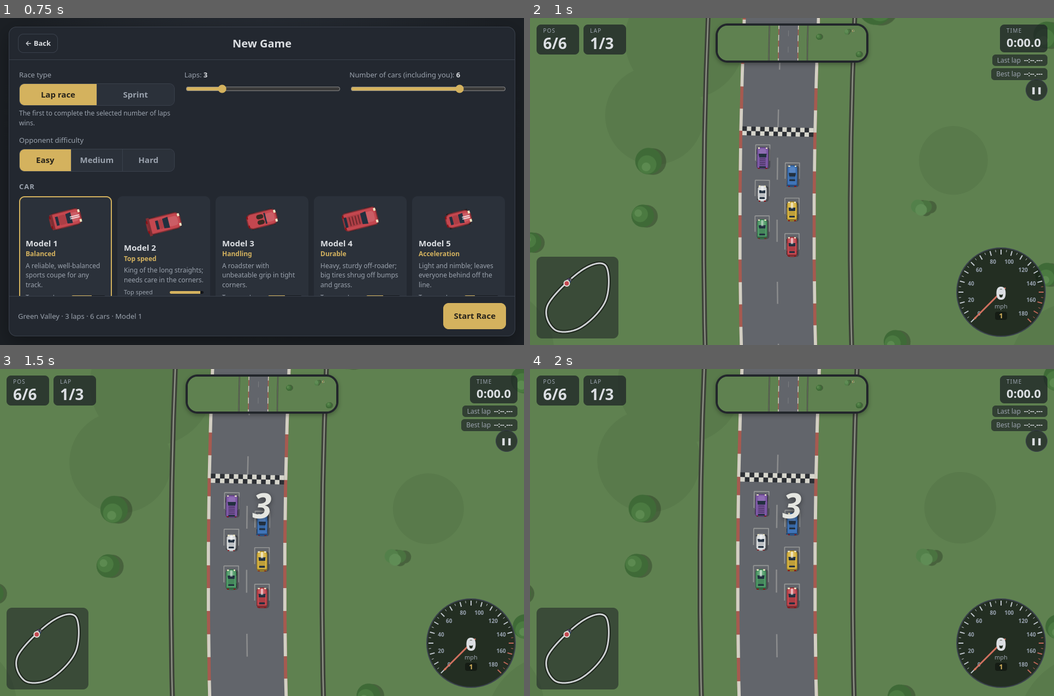
Above: before the commit, frames 1-4 (two rows, left to right).
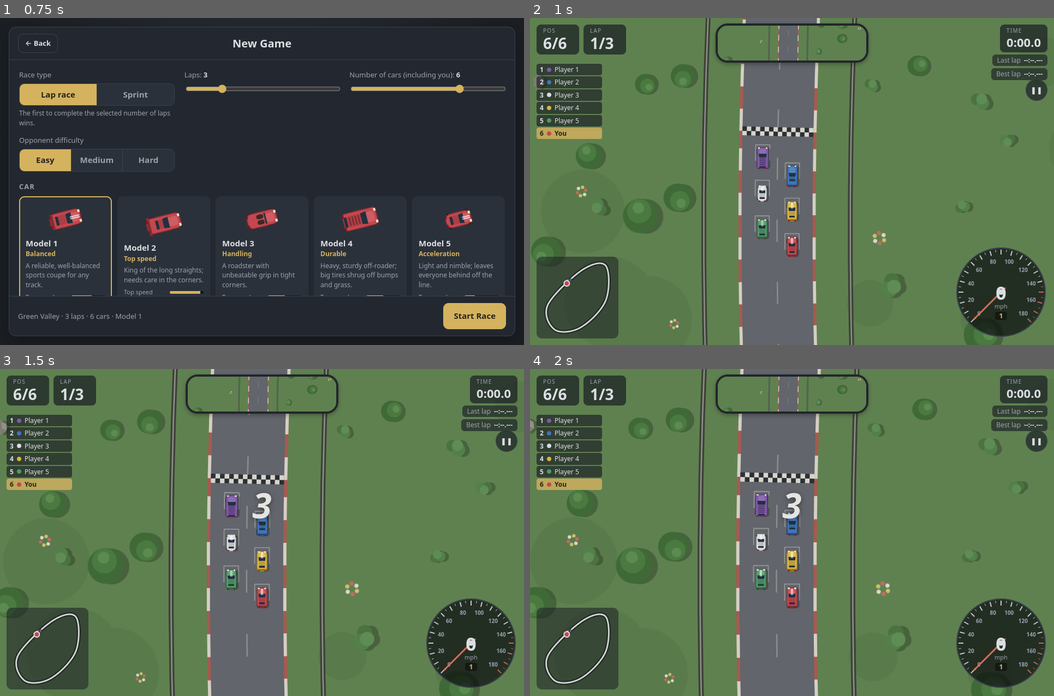
Above: after the commit, the same moments.

Repository: ercanersoy/Web-Car-Racing-Game
Game: browser game, page index.html
The game is run twice, just before and just after one commit, with the same random seed, the same clock (stepped at 60 frames per second) and the same inputs.
Inputs:
- Up to frame 1 (0.75 s): click "New Game" at 0.27 s; click "Easy" at 0.52 s
- Up to frame 2 (1 s): click "Start Race" at 0.77 s
- Up to frame 3 (1.5 s): hold Right from 1.03 s (still down); tap Space at 1.1 s
- Up to frame 4 (2 s): release Right at 1.53 s; hold Down 1.58-1.85 s; tap Space at 1.6 s; hold Left from 1.9 s (still down)

Frame 1 is identical in both runs. In frame 2, 5.1% of the frame differs, in the area x 0-100%, y 0-100%; in frame 3, 5.1%; in frame 4, 5.1%.

Commit message:
Fix overlapping/randomly rotated buildings and other bugs
Scenery:
- Buildings are aligned with the nearest road instead of a random angle
- No scenery object overlaps another (footprint-based placement)
- Object edges no longer extend over the barriers
- Street lamps are placed along the roadside

Bug fixes:
- Countdown fired GO (message + beep) twice
- Turkish finish message showed a double dot ('2.. SIRADA')
- Finish position message could use the previous step's ranking
- Clicking buttons in the pause menu resumed audio (engine hum and
  music played while paused)
- Esc did nothing while a slider, checkbox or text box had focus
- Live standings were empty during the countdown
- Map thumbnail generation could stall the menu (now time-budgeted)

Co-Authored-By: Claude Opus 5.5 <noreply@anthropic.com>
Claude-Session: https://claude.ai/code/session_01LntBCU6v9uQssuNLiEVJ5K

Diff:
--- a/js/audio.js
+++ b/js/audio.js
@@ -5,9 +5,10 @@
   let ac = null, master, musicBus, sfxBus, noiseBuf;
   let engine = null, skid = null;
   let lastHit = 0;
+  let held = false;   // oyun duraklatıldı: ses bilerek askıya alındı
 
   function ensure() {
-    if (ac) { if (ac.state === 'suspended') ac.resume(); return ac; }
+    if (ac) { if (ac.state === 'suspended' && !held) ac.resume(); return ac; }
     const AC = window.AudioContext || window.webkitAudioContext;
     if (!AC) return null;
     ac = new AC();
@@ -31,8 +32,8 @@
     sfxBus.gain.value = Settings.get('sfx') ? Settings.get('sfxVolume') : 0;
   }
 
-  function suspend() { if (ac && ac.state === 'running') ac.suspend(); }
-  function resume() { if (ac && ac.state === 'suspended') ac.resume(); }
+  function suspend() { held = true; if (ac && ac.state === 'running') ac.suspend(); }
+  function resume() { held = false; if (ac && ac.state === 'suspended') ac.resume(); }
 
   const midi = m => 440 * Math.pow(2, (m - 69) / 12);
 
--- a/js/i18n.js
+++ b/js/i18n.js
@@ -123,7 +123,7 @@
     'hud.finalLap': 'SON TUR!',
     'hud.lapN': 'TUR {n}',
     'hud.bestLapTag': ' · EN İYİ TUR',
-    'hud.finishedPos': '{p}. SIRADA BİTİRDİN!',
+    'hud.finishedPos': '{p} SIRADA BİTİRDİN!',   // {p} zaten "2." biçiminde gelir
     'hud.finish': 'BİTİŞ!',
     'hud.camRotate': 'Kamera: dönen', 'hud.camFixed': 'Kamera: sabit',
     'hud.musicOn': 'Müzik açık', 'hud.musicOff': 'Müzik kapalı',
--- a/js/input.js
+++ b/js/input.js
@@ -12,7 +12,13 @@
 
   function init() {
     window.addEventListener('keydown', e => {
-      if (e.target && (e.target.tagName === 'INPUT' || e.target.tagName === 'SELECT')) return;
+      // Metin kutusu ya da açılır liste odaktayken yazılan tuşlar oyuna gitmez; Esc yine de geri döner
+      const tg = e.target, tag = tg && tg.tagName;
+      const typing = (tag === 'INPUT' && tg.type === 'text') || tag === 'SELECT' || tag === 'TEXTAREA';
+      if (typing) {
+        if (e.code === 'Escape' && !e.repeat && handlers.pause) { tg.blur(); handlers.pause('Escape'); }
+        return;
+      }
       keys[e.code] = true;
       if (GAME_KEYS.includes(e.code) && handlers.active && handlers.active()) e.preventDefault();
       if (e.repeat) return;
--- a/js/main.js
+++ b/js/main.js
@@ -113,7 +113,8 @@
         else if (car.lapsDone < race.laps) Hud.message(T('hud.lapN', { n: car.lapsDone + 1 }) + (isBest ? T('hud.bestLapTag') : ''), 1.4, true);
       },
       onPlayerFinish: car => {
-        Hud.message(race.cars.length > 1 ? T('hud.finishedPos', { p: I18N.ordinal(car.rank) }) : T('hud.finish'), 3.5, true);
+        const pos = race.finishOrder.indexOf(car) + 1;   // aynı adımda geçilen araçlar da doğru sayılır
+        Hud.message(race.cars.length > 1 ? T('hud.finishedPos', { p: I18N.ordinal(pos) }) : T('hud.finish'), 3.5, true);
         Sound.beep(660, 0.15, 'square', 0.2);
         setTimeout(() => Sound.beep(990, 0.4, 'square', 0.2), 160);
       },
--- a/js/race.js
+++ b/js/race.js
@@ -92,6 +92,7 @@
       this.cars.push(car);
     }
     this.player = this.cars[this.cars.length - 1];
+    this.rank();   // canlı sıralama geri sayım sırasında da görünsün
   }
 
   /* --- yapay zekâ için viraj güvenli hız tablosu --- */
@@ -125,7 +126,8 @@
     if (this.state === 'countdown') {
       this.countdown -= dt;
       const c = Math.ceil(this.countdown);
-      if (c !== this.lastCount && c <= 3) {
+      // yalnızca 3-2-1; "BAŞLA" aşağıda bir kez bildirilir
+      if (c >= 1 && c !== this.lastCount && c <= 3) {
         this.lastCount = c;
         if (this.hooks.onCountdown) this.hooks.onCountdown(c);
       }
--- a/js/tracks.js
+++ b/js/tracks.js
@@ -337,19 +337,27 @@
     return out;
   }
 
-  function nearestDist(t, x, y, grid) {
-    let best = Infinity;
+  /* En yakın pist noktası: { d: uzaklık, j: indeks } */
+  function nearestPoint(t, x, y, grid) {
+    let best = Infinity, bj = -1;
     const cx = Math.floor(x / 200), cy = Math.floor(y / 200);
     for (let ox = -3; ox <= 3; ox++) for (let oy = -3; oy <= 3; oy++) {
       const list = grid.get((cx + ox) + ',' + (cy + oy));
       if (!list) continue;
       for (const j of list) {
         const d = Math.hypot(t.xs[j] - x, t.ys[j] - y);
-        if (d < best) best = d;
-      }
-    }
-    return best;
-  }
+        if (d < best) { best = d; bj = j; }
+      }
+    }
+    return { d: best, j: bj };
+  }
+
+  /* Nesnelerin yukarıdan kapladığı alanın yarıçapı (sprite biriminde; dünyada × ölçek).
+     Bina kare olduğundan köşegenin yarısı alınır. */
+  const FOOTPRINT = {
+    tree: 30, tree_or: 30, tree_red: 28, tree_dark: 26, bush: 22, drybush: 16, flower: 13,
+    rock: 21, snowrock: 21, cactus: 19, pine: 30, snowman: 16, hay: 18, building: 51, lamp: 6
+  };
 
   function makeScenery(t) {
     const grid = new Map();
@@ -362,16 +370,55 @@
     const list = t.theme.scenery;
     const total = list.reduce((s, e) => s + e[1], 0);
     const items = [];
+    // yerleştirilen nesneler için ızgara: çakışma denetimi hızlı olsun
+    const CELL = 140, placed = new Map();
+    const cellKey = (cx, cy) => cx + ',' + cy;
+    const overlaps = (x, y, rad) => {
+      const cx = Math.floor(x / CELL), cy = Math.floor(y / CELL);
+      for (let ox = -1; ox <= 1; ox++) for (let oy = -1; oy <= 1; oy++) {
+        const cell = placed.get(cellKey(cx + ox, cy + oy));
+        if (!cell) continue;
+        for (const o of cell) {
+          if (Math.hypot(o.x - x, o.y - y) < o.rad + rad + 4) return true;
+        }
+      }
+      return false;
+    };
     const count = Math.floor(t.n * SP / 45);
-    for (let c = 0; c < count; c++) {
+    for (let attempt = 0; attempt < count * 3 && items.length < count; attempt++) {
+      let w = r() * total, type = list[0][0];
+      for (const e of list) { w -= e[1]; if (w <= 0) { type = e[0]; break; } }
       const i = Math.floor(r() * t.n);
       const side = r() < 0.5 ? -1 : 1;
-      const dist = t.barrier + 35 + Math.pow(r(), 1.6) * 520;
+      const sc = type === 'building' ? 0.8 + r() * 0.45 : 0.75 + r() * 0.6;
+      const rad = FOOTPRINT[type] * sc;
+      // sokak lambaları yol kenarına dizilir; diğerleri yoldan farklı uzaklıklara dağılır
+      const dist = type === 'lamp'
+        ? t.barrier + 28 + r() * 12
+        : t.barrier + 20 + rad + Math.pow(r(), 1.6) * 520;
       const x = t.xs[i] + t.nx[i] * side * dist, y = t.ys[i] + t.ny[i] * side * dist;
-      if (nearestDist(t, x, y, grid) < t.barrier + 25) continue;
-      let w = r() * total, type = list[0][0];
-      for (const e of list) { w -= e[1]; if (w <= 0) { type = e[0]; break; } }
-      items.push({ x, y, type, s: 0.75 + r() * 0.6, rot: r() * U.TAU });
+      // nesnenin kenarı bariyere ya da pistin başka bir bölümüne taşmamalı
+      const np = nearestPoint(t, x, y, grid);
+      if (np.d < t.barrier + 18 + rad) continue;
+      if (overlaps(x, y, rad)) continue;
+      // binalar en yakın yola paralel durur; yuvarlak nesnelerde açı yalnızca çeşitlilik içindir
+      let rot = r() * U.TAU;
+      if (type === 'building') {
+        let j = np.j;
+        if (j < 0) {   // ızgara aralığının dışında kalan uzak bina: tüm pisti tara
+          let bd = Infinity;
+          for (let q = 0; q < t.n; q++) {
+            const d = (t.xs[q] - x) ** 2 + (t.ys[q] - y) ** 2;
+            if (d < bd) { bd = d; j = q; }
+          }
+        }
+        rot = t.heading[j];
+      }
+      const item = { x, y, type, s: sc, rot, rad };
+      items.push(item);
+      const k = cellKey(Math.floor(x / CELL), Math.floor(y / CELL));
+      if (!placed.has(k)) placed.set(k, []);
+      placed.get(k).push(item);
     }
     // zemin lekeleri
     const patches = [];
--- a/js/ui.js
+++ b/js/ui.js
@@ -4,7 +4,7 @@
 const UI = (() => {
   const SEL_KEY = 'wcrg.newgame.v1';
   const REC_KEY = 'wcrg.records.v1';
-  const VERSION = '1.2.0';
+  const VERSION = '1.2.1';
   const screens = ['main', 'new', 'settings', 'about', 'pause', 'results'];
   let current = 'main';
   let settingsBack = 'main';
@@ -210,11 +210,12 @@
     // küçük resimleri parça parça üret (arayüz donmasın)
     let i = 0;
     const step = () => {
-      const end = Math.min(cards.length, i + 3);
-      for (; i < end; i++) {
+      const t0 = performance.now();
+      while (i < cards.length && performance.now() - t0 < 12) {
         Render.thumbnail(cards[i].querySelector('canvas'), Tracks.getBasic(kind, i));
         cards[i].dataset.ready = '1';
         localizeMapCard(cards[i], kind, i);
+        i++;
       }
       if (i < cards.length) setTimeout(step, 0);
     };
